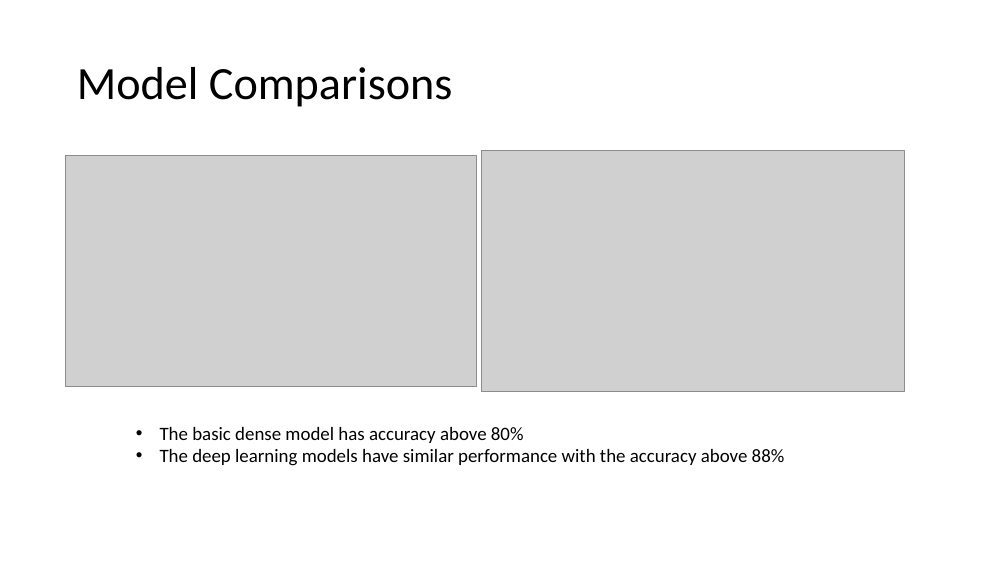
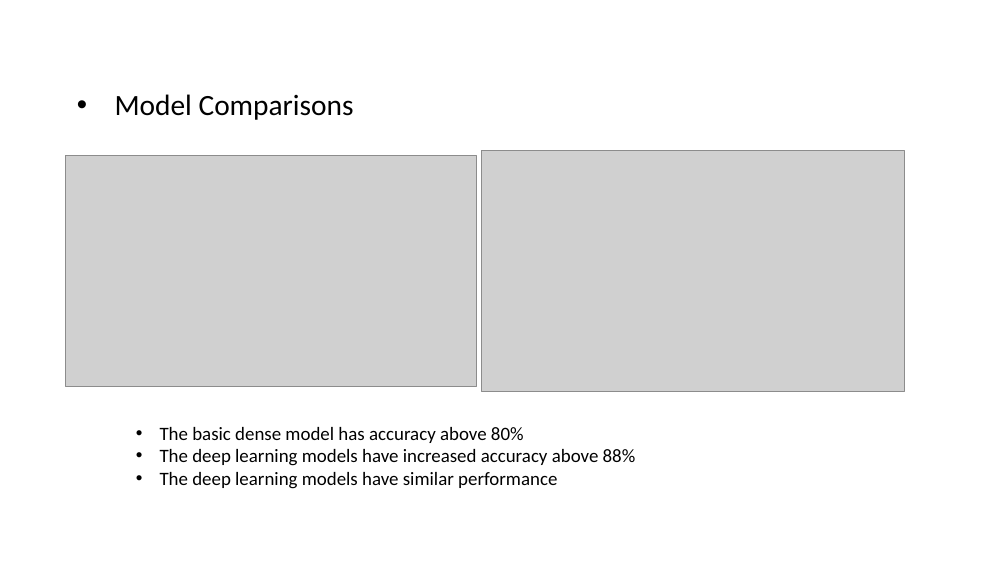
Before and after one commit to eegshou/dsc_proj4, a slide deck: slide 5 of Presentation_project4.pptx. Drawn at 1008x567 pixels with LibreOffice and Linux fonts; fonts in the diff are those of the drawing; grey boxes stand for pictures. Boxes give left, top, right and bottom in pixels: in the first picture for what was removed or moved away, otherwise in the second. Text is boxed around its words. In the diff, an @@ line names an element or a change of style, - is before the commit and + after.

```diff
--- a/Presentation_project4.pptx
+++ b/Presentation_project4.pptx
@@ title "Model Comparisons": place and size @@
-title "Model Comparisons" at [77,67,453,107]
+title "Model Comparisons" at [115,94,354,120]
@@ title "Model Comparisons" at [115,94,354,120]: size 44 to 28 pt; bullet none to • @@
@@ text at [160,449,636,489]: text changed @@
-• The deep learning models have similar performance with the accuracy above 88%
+• The deep learning models have increased accuracy above 88%
+• The deep learning models have similar performance
```
Also in this commit, not shown: 3 other slides changed, 1 other file.
